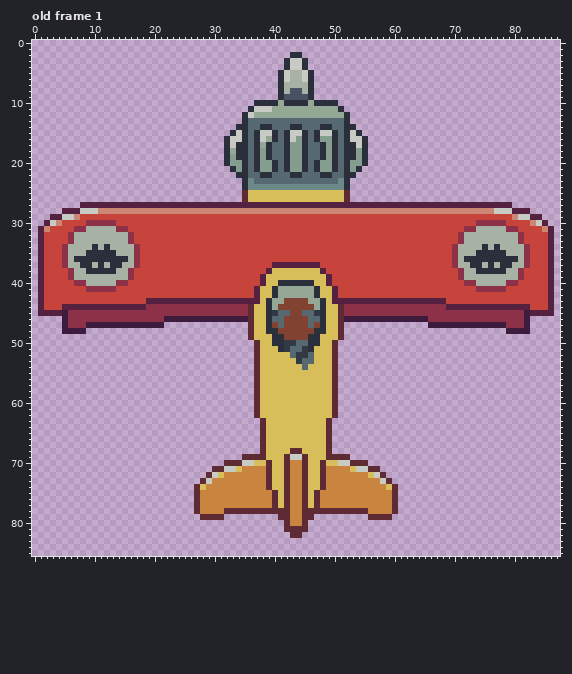
Two states of a pixel-art file, _asset_builder/RaccoonPlane.aseprite. The picture above was drawn from the file before the commit.
88x86 pixels, 1 frame. Shown: old frame 1. The commit also changed other frames, which this record leaves out.
New version:
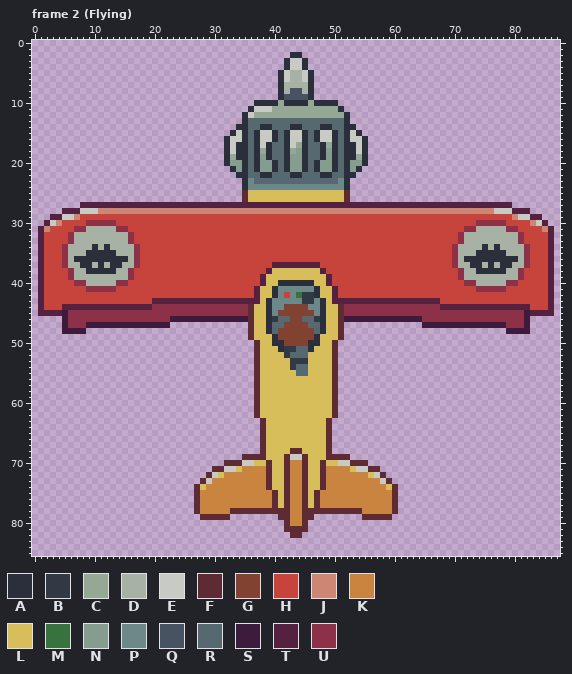
Palette (. is transparent): A #2b2e3b  B #313a44  C #94a895  D #a7b2a4  E #c7cbc3  F #5e2b34  G #814232  H #c7443d  J #cd8674  K #c98540  L #d7be5b  M #37723f  N #859d8f  P #6c8889  Q #475362  R #566971  S #3c1b3c  T #542141  U #8c3148
A new or re-ordered frame is compared with the old frame closest to it.
What changed:
frames 1 -> 15
Frame 2 (Flying) is new; against old frame 1:
Colour C gives way to colour B in row 42 at x 45 to 46; in row 43 at x 46.
Colour G gives way to colour B in row 43 at x 45.
Colour L gives way to colour B in row 52 at x 42; in rows 53 to 54 at x 43.
Colour R gives way to colour B in row 46 at x 40 and 47; in row 51 at x 43; in row 53 at x 45.
Colour N gives way to colour C in row 17 at x 44 and 49; in row 18 at x 38 and 43; in row 19 at x 33 and 54.
Colour C gives way to colour E in row 16 at x 39; in row 17 at x 38; in row 18 at x 33.
Colour N gives way to colour E in row 16 at x 44 and 48 to 49; in row 17 at x 43; in row 18 at x 54.
The edit adds colour F in row 79 at x 32 and 55.
Colour A gives way to colour G in row 49 at x 41 and 46.
Colour B gives way to colour G in row 50 at x 42 to 43.
Colour R gives way to colour G in row 45 at x 41 to 42 and 45 to 46; in row 50 at x 44 to 45.
Colour C gives way to colour H in row 42 at x 42.
Colour T gives way to colour H in row 43 at x 19 and 68.
Colour F gives way to colour K in row 78 at x 32 and 55.
Colour R gives way to colour L in rows 52 to 53 at x 46.
Colour C gives way to colour M in row 42 at x 44.
Colour B gives way to colour P in row 45 at x 40 and 47.
Colour C gives way to colour P in row 41 at x 41 to 46; in row 42 at x 41 and 43; in row 43 at x 40 to 41 and 47; in row 44 at x 40 and 47.
Colour G gives way to colour P in row 43 at x 42 to 44; in row 44 at x 41 and 46.
Colour A gives way to colour R in row 48 at x 40 and 47.
Colour B gives way to colour R in row 51 at x 45; in row 52 at x 44 to 45.
Colour G gives way to colour R in row 46 at x 42 and 45; in row 47 at x 40 and 47.
Colour L gives way to colour R in row 54 at x 44; in row 55 at x 44 to 45.
The edit adds colour S in row 47 at x 22 and 65.
Colour U gives way to colour T in row 44 at x 19 and 68.
Colour S gives way to colour U in row 46 at x 22 and 65.
Where, in picture pixels (left, top, right, bottom), the same in both pictures:
changed: (230, 136, 302, 160)
changed: (320, 136, 332, 148)
changed: (356, 148, 362, 160)
changed: (272, 286, 320, 376)
changed: (146, 298, 170, 328)
changed: (422, 298, 446, 328)
changed: (224, 508, 230, 520)
changed: (362, 508, 368, 520)
